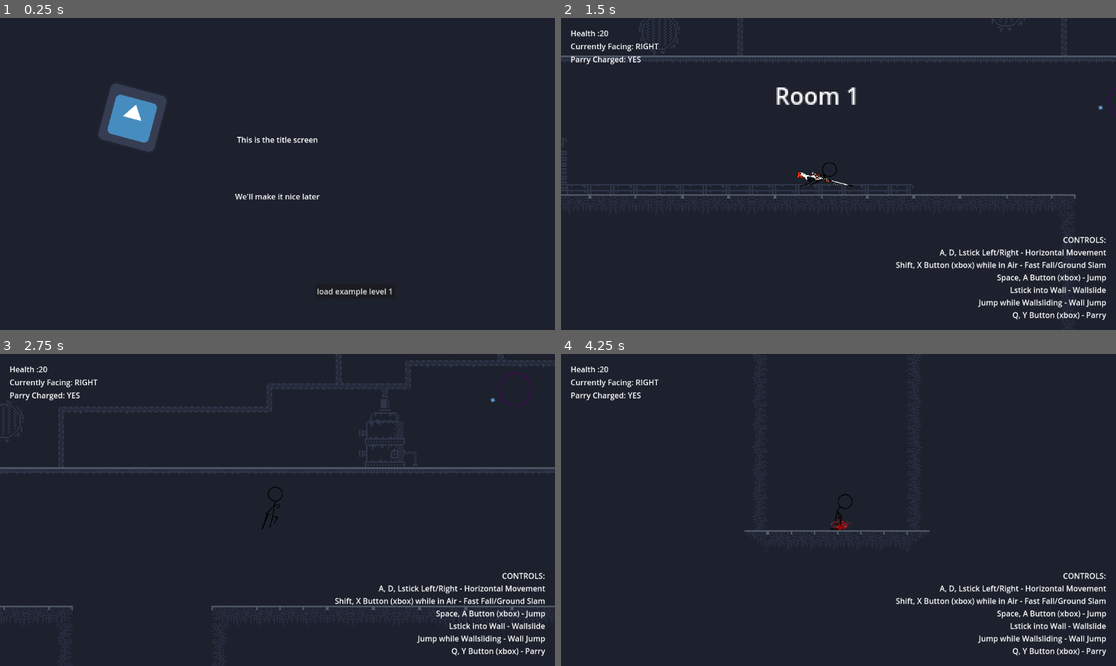
Above: before the commit, frames 1-4 (two rows, left to right).
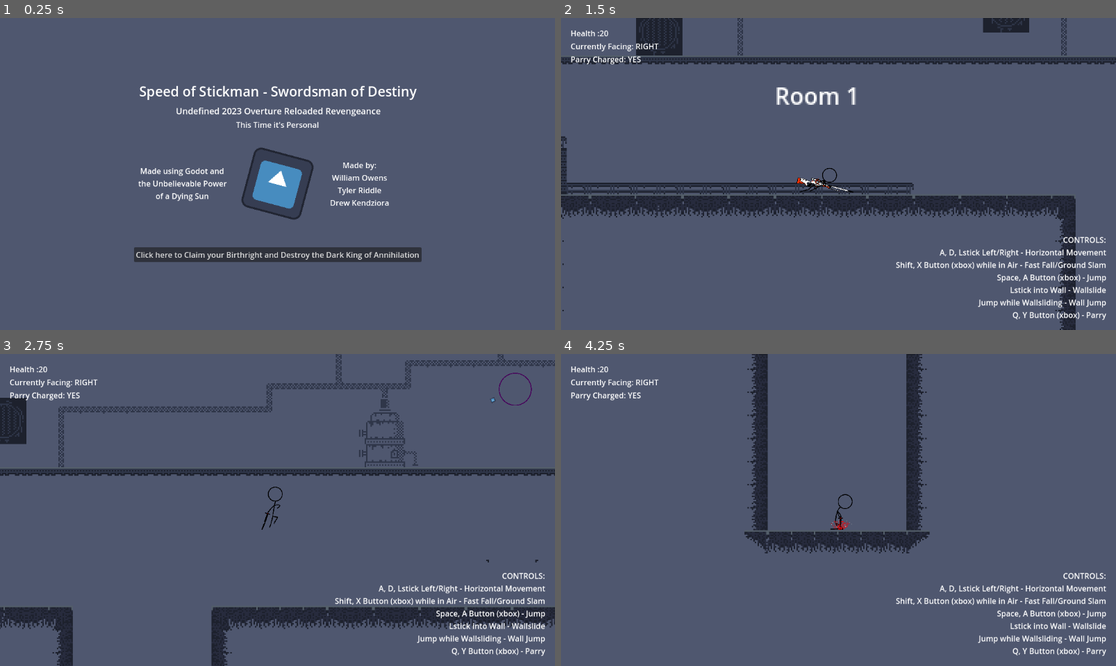
Above: after the commit, the same moments.

Repository: TheMammothManRemastered/Project5
Game: Godot game, scene res://scenes/objects/titlescreen.tscn
Same seed, same stepped clock (60 frames per second), same inputs: the game is played once before the commit and once after it. The engine's default icon, where the game draws it, is replaced by a stand-in: a white triangle on a blue panel in a dark square.
Inputs (mouse positions are in pixels of both pictures, inside the frame that each line leads up to):
- Up to frame 1 (0.25 s): no input
- Up to frame 2 (1.5 s): click "load example level 1" (after the commit: "Click here to Claim your Birt…") at 0.5 s; move the mouse to (960, 158) at 1.27 s; hold D (player_right) from 1.28 s (still down); tap Shift (player_fastfall) at 1.35 s
- Up to frame 3 (2.75 s): keep holding D (player_right); tap Space (player_jump) at 1.52, 1.82, 2.27, 2.57 s; tap Q (player_parry) at 1.55, 2.1 s; move the mouse to (166, 525) at 2.02 s; tap Mouse wheel up (player_scroll) at 2.3 s
- Up to frame 4 (4.25 s): move the mouse to (894, 441) at 2.77 s; release D (player_right) at 2.78 s; hold A (player_left) 2.78-3.53 s; hold Space (player_jump) 2.78-3.53 s; tap Mouse wheel up (player_scroll) at 2.85 s; move the mouse to (810, 572) at 3.52 s; hold D (player_right) from 3.53 s (still down); tap Space (player_jump) at 3.6, 3.77, 4.07 s; tap Shift (player_fastfall) at 3.8 s

The runs differ from the first frame. In frame 1, 98% of the frame differs, in the area x 0-100%, y 0-100%; in frame 2, 87%; in frame 3, 89%; in frame 4, 95%.

Commit message:
made the title screen Epic, began work on lava

Diff:
--- a/project.godot
+++ b/project.godot
@@ -104,6 +104,7 @@
 2d_physics/layer_2="Doors"
 2d_physics/layer_3="Corpses"
 2d_physics/layer_4="Pickups"
+2d_physics/layer_5="Lava"
 2d_physics/layer_8="Player"
 2d_physics/layer_9="Parry"
 2d_physics/layer_10="Player Weapon"
@@ -120,4 +121,4 @@
 textures/canvas_textures/default_texture_filter=0
 renderer/rendering_method="gl_compatibility"
 renderer/rendering_method.mobile="gl_compatibility"
-environment/defaults/default_clear_color=Color(0.113725, 0.129412, 0.176471, 1)
+environment/defaults/default_clear_color=Color(0.309804, 0.341176, 0.435294, 1)
--- a/scenes/levels/rooms/roomExample1.tscn
+++ b/scenes/levels/rooms/roomExample1.tscn
@@ -1,6 +1,6 @@
 [gd_scene load_steps=8 format=3 uid="uid://djsyodu7h6hcl"]
 
-[ext_resource type="PackedScene" uid="uid://d1dq2m5uc4t7d" path="res://scenes/levels/rooms/roomTemplate.tscn" id="1_mukf8"]
+[ext_resource type="PackedScene" uid="uid://d1dq2m5uc4t7d" path="res://scenes/levels/rooms/RoomTemplate.tscn" id="1_mukf8"]
 [ext_resource type="PackedScene" uid="uid://c1ywll5lg4sb2" path="res://scenes/objects/door.tscn" id="2_mcbgw"]
 [ext_resource type="PackedScene" uid="uid://dl0ueqiuiot8f" path="res://scenes/objects/spawner.tscn" id="3_y4nc4"]
 [ext_resource type="PackedScene" uid="uid://c8vllm0nrd3ej" path="res://scenes/objects/tilemap.tscn" id="4_if4wg"]
@@ -44,12 +44,7 @@
 [node name="Sprite2D" parent="Doors/Door2" index="2"]
 visible = false
 
-[node name="Spawner" parent="EnemySpanwers" index="0" instance=ExtResource("3_y4nc4")]
-position = Vector2(258, 166)
-charges = 1
-to_spawn_scenename = "floatGun"
-
-[node name="Spawner2" parent="EnemySpanwers" index="1" instance=ExtResource("3_y4nc4")]
+[node name="Spawner2" parent="EnemySpanwers" index="0" instance=ExtResource("3_y4nc4")]
 position = Vector2(530, 99)
 charges = 1
 to_spawn_scenename = "floatGun"
--- /dev/null
+++ b/scenes/objects/murder.tscn
@@ -0,0 +1,23 @@
+[gd_scene load_steps=3 format=3 uid="uid://cuemd8hed3l5t"]
+
+[ext_resource type="Script" path="res://scripts/murder.gd" id="1_cmskg"]
+
+[sub_resource type="RectangleShape2D" id="RectangleShape2D_jhvg5"]
+size = Vector2(1152, 20)
+
+[node name="Murder" type="Area2D"]
+collision_layer = 16
+collision_mask = 128
+script = ExtResource("1_cmskg")
+
+[node name="CollisionShape2D" type="CollisionShape2D" parent="."]
+shape = SubResource("RectangleShape2D_jhvg5")
+
+[node name="ActivationTimer" type="Timer" parent="."]
+
+[node name="Line2D" type="Line2D" parent="."]
+points = PackedVector2Array(-600, 0, 600, 0)
+width = 20.0
+default_color = Color(1, 0.301961, 0, 1)
+
+[connection signal="timeout" from="ActivationTimer" to="." method="unfreeze"]
--- a/scenes/objects/player.tscn
+++ b/scenes/objects/player.tscn
@@ -669,34 +669,38 @@
 visible = false
 position = Vector2(-30, -30)
 texture = ExtResource("5_pg8u7")
-offset = Vector2(22, 45)
 hframes = 7
 vframes = 2
-frame = 10
 region_enabled = true
 region_rect = Rect2(0, -39, 1800, 550)
 
 [node name="fsmashSprites" type="Sprite2D" parent="Animations"]
 visible = false
 texture = ExtResource("6_fo3jn")
+offset = Vector2(50, 0)
 hframes = 6
 vframes = 2
+frame = 1
 region_enabled = true
 region_rect = Rect2(-40, 0, 2000, 550)
 
 [node name="dairSprites" type="Sprite2D" parent="Animations"]
 visible = false
 texture = ExtResource("7_k1b5o")
+offset = Vector2(-10, 0)
 hframes = 3
 vframes = 3
+frame = 1
 region_enabled = true
 region_rect = Rect2(23, 0, 835, 850)
 
 [node name="fairSprites" type="Sprite2D" parent="Animations"]
 visible = false
 texture = ExtResource("8_kffsq")
+offset = Vector2(-5, 0)
 hframes = 3
 vframes = 3
+frame = 1
 region_enabled = true
 region_rect = Rect2(20, 30, 850, 850)
 
@@ -710,10 +714,10 @@
 visible = false
 position = Vector2(-12.5, -15)
 texture = ExtResource("10_73xqs")
-offset = Vector2(5, 5)
+offset = Vector2(-5, 0)
 hframes = 3
 vframes = 2
-frame = 3
+frame = 1
 region_enabled = true
 region_rect = Rect2(20, 0, 450, 500)
 
@@ -729,21 +733,20 @@
 
 [node name="gunDash" type="Sprite2D" parent="Animations"]
 visible = false
-position = Vector2(-64.2857, 14.2857)
+position = Vector2(-64.2857, 42.8572)
 texture = ExtResource("12_aev4m")
+offset = Vector2(-10, 0)
 hframes = 5
 vframes = 3
-frame = 9
+frame = 1
 region_enabled = true
 region_rect = Rect2(13.21, 67.18, 1674.16, 614.575)
 
 [node name="gunShot" type="Sprite2D" parent="Animations"]
 visible = false
 texture = ExtResource("13_ntbnf")
-offset = Vector2(-11, 6)
 hframes = 2
 vframes = 3
-frame = 2
 region_enabled = true
 region_rect = Rect2(51.35, 0, 801.68, 744.24)
 
@@ -781,8 +784,20 @@
 position = Vector2(0, -4)
 shape = SubResource("CapsuleShape2D_45jfu")
 
-[node name="RayCast2D" type="RayCast2D" parent="."]
-target_position = Vector2(54, 0)
-collision_mask = 32768
+[node name="Gun" type="Node2D" parent="."]
+
+[node name="Laser" type="Line2D" parent="Gun"]
+visible = false
+points = PackedVector2Array(-15, 0, 700, 0)
+width = 1.0
+default_color = Color(1, 0, 0, 0.321569)
+joint_mode = 2
+begin_cap_mode = 2
+end_cap_mode = 2
+
+[node name="RayCast2D" type="RayCast2D" parent="Gun"]
+position = Vector2(15, 0)
+target_position = Vector2(300, 0)
+collision_mask = 32769
 hit_from_inside = true
 collide_with_areas = true
--- a/scenes/objects/titlescreen.tscn
+++ b/scenes/objects/titlescreen.tscn
@@ -1,7 +1,13 @@
-[gd_scene load_steps=3 format=3 uid="uid://c2lgv3i4npsb5"]
+[gd_scene load_steps=5 format=3 uid="uid://c2lgv3i4npsb5"]
 
 [ext_resource type="Script" path="res://scripts/titlescreen.gd" id="1_ge7f0"]
 [ext_resource type="Texture2D" uid="uid://buiq1u8k7ugi" path="res://assets/icon.svg" id="2_mb5ci"]
+
+[sub_resource type="LabelSettings" id="LabelSettings_vd4lp"]
+font_size = 28
+
+[sub_resource type="LabelSettings" id="LabelSettings_o3n80"]
+font_size = 18
 
 [node name="TitleScreen" type="Node2D"]
 script = ExtResource("1_ge7f0")
@@ -9,30 +15,60 @@
 [node name="Camera2D" type="Camera2D" parent="."]
 
 [node name="Label" type="Label" parent="."]
-offset_left = -84.0
-offset_top = -83.0
-offset_right = 85.0
-offset_bottom = -57.0
-text = "This is the title screen"
+offset_left = -346.0
+offset_top = -191.0
+offset_right = 349.0
+offset_bottom = -101.0
+text = "Speed of Stickman - Swordsman of Destiny"
+label_settings = SubResource("LabelSettings_vd4lp")
 horizontal_alignment = 1
 
 [node name="Label2" type="Label" parent="."]
-offset_left = -160.0
-offset_top = 35.0
-offset_right = 161.0
-offset_bottom = 87.0
-text = "We'll make it nice later"
+offset_left = -362.0
+offset_top = -144.0
+offset_right = 367.0
+offset_bottom = -92.0
+text = "Undefined 2023 Overture Reloaded Revengeance"
+label_settings = SubResource("LabelSettings_o3n80")
 horizontal_alignment = 1
 
 [node name="Icon" type="Sprite2D" parent="."]
-position = Vector2(-301, -117)
+position = Vector2(0, 20)
 texture = ExtResource("2_mb5ci")
 
 [node name="Button2" type="Button" parent="."]
-offset_left = 78.0
-offset_top = 228.0
-offset_right = 173.0
-offset_bottom = 259.0
-text = "load example level 1"
+offset_left = -298.0
+offset_top = 152.0
+offset_right = 299.0
+offset_bottom = 183.0
+text = "Click here to Claim your Birthright and Destroy the Dark King of Annihilation"
+
+[node name="Label3" type="Label" parent="."]
+offset_left = -120.0
+offset_top = -114.0
+offset_right = 121.0
+offset_bottom = -60.0
+text = "This Time it's Personal"
+horizontal_alignment = 1
+
+[node name="Label4" type="Label" parent="."]
+offset_left = -295.0
+offset_top = -18.0
+offset_right = -99.0
+offset_bottom = 60.0
+text = "Made using Godot and the Unbelievable Power of a Dying Sun"
+horizontal_alignment = 1
+autowrap_mode = 2
+
+[node name="Label5" type="Label" parent="."]
+offset_left = 109.0
+offset_top = -30.0
+offset_right = 232.0
+offset_bottom = 74.0
+text = "Made by:
+William Owens
+Tyler Riddle
+Drew Kendziora"
+horizontal_alignment = 1
 
 [connection signal="pressed" from="Button2" to="." method="load_level_one"]
--- /dev/null
+++ b/scripts/murder.gd
@@ -0,0 +1,20 @@
+extends Area2D
+
+@export var advance_rate = 5
+@export var frozen = false
+@export var time_to_activation = 10
+
+# Called when the node enters the scene tree for the first time.
+func _ready():
+	$ActivationTimer.wait_time = time_to_activation
+
+	if (not frozen):
+		$ActivationTimer.start()
+
+func unfreeze():
+	frozen = false
+
+func _physics_process(delta):
+	if (frozen):
+		return
+	position.y -= advance_rate
--- /dev/null
+++ b/scripts/player2.gd
@@ -0,0 +1,576 @@
+extends CharacterBody2D
+
+const WALK_ACCEL = 60 * 0.3
+const WALK_MAX_SPEED = 500 * 0.3
+const RUN_ACCEL = 240 * 0.3
+const RUN_MAX_SPEED = 1200 * 0.3
+const DECEL = 100 * 0.3
+const AIR_DECEL = 30 * 0.3
+const AIRSTRAFE_ACCEL = 60 * 0.3
+const AIRSTRAFE_MAX_SPEED = RUN_MAX_SPEED
+const JUMP_VELOCITY = -1200.0 * 0.3
+const WALLJUMP_VECTOR = Vector2(800 * 0.4, JUMP_VELOCITY * 1.2)
+const MAX_JUMPTIME = 8
+const JUMP_GRAVITY_BOOST = 0.5
+const JUMP_MOON_GRAVITY = 0.2
+const WALL_SLIDE_GRAVITY = 0.5
+const WALL_SLIDE_SPEEDCAP = 280 * 0.3
+const MAX_JUMPS = 2
+const FAST_FALL_FACTOR = 8
+const PARRY_SCENE = preload("res://scenes/objects/parry.tscn")
+const SWORD_SCENE = preload("res://scenes/objects/sword.tscn")
+const PARRY_MULT = 0.1
+
+enum facing_t {
+	LEFT = -1,
+	RIGHT = 1
+}
+enum character_action_t {
+	GROUND_IDLE,
+	DASH,
+	DASH_STOP,
+	FASTFALL_START,
+	FASTFALL,
+	FASTFALL_END,
+	AIR_SLASH,
+	GROUND_SLASH,
+	AIR_SHOOT,
+	GROUND_SHOOT,
+	JUMP,
+	PARRY,
+	WALL_JUMP,
+	AIR_IDLE,
+	WALL_SLIDE
+}
+
+var jumptime : int = 0
+var air_movement_locked : bool = false
+var curr_facing : facing_t = facing_t.RIGHT
+var gravity : float = ProjectSettings.get_setting("physics/2d/default_gravity")
+var curr_jumps : int = MAX_JUMPS
+var curr_action : character_action_t = character_action_t.GROUND_IDLE
+var last_action : character_action_t = character_action_t.GROUND_IDLE
+var is_parrying : bool = false
+var use_parry_mult : bool = false
+var health : int = 20
+var fastfall_mult : float = 1
+var input_locked_from_fastfall : bool = false
+var HITBOXES = []
+var gun_equipped = true
+
+func _ready():
+	play_idle()
+	$Animations/idleSprites.flip_h = true
+	$Animations/DashSprites.flip_h = true
+	$Animations/gunDash.flip_h = true
+	$Animations/gunShot.flip_h = true
+	$Animations/idleGun.flip_h = true
+	$Animations/AnimPlayer.animation_finished.connect(_on_anim_finish)
+	HITBOXES.append($IdleHitbox)
+
+func make_all_sprites_invisible():
+	$Animations/idleSprites.visible = false
+	$Animations/DashSprites.visible = false
+	$Animations/fsmashSprites.visible = false
+	$Animations/dairSprites.visible = false
+	$Animations/fairSprites.visible = false
+	$Animations/uairSprites.visible = false
+	$Animations/jumpSprites.visible = false
+	$Animations/downpoundSprites.visible = false
+	$Animations/gunDash.visible = false
+	$Animations/gunShot.visible = false
+	$Animations/jumpGun.visible = false
+	$Animations/idleGun.visible = false
+	$Animations/jumpGunShot.visible = false
+
+func play_idle(stop_last = false):
+	make_all_sprites_invisible()
+	if stop_last:
+		$Animations/AnimPlayer.stop()
+	if (gun_equipped):
+		$Animations/AnimPlayer.play("idleGun")
+		$Animations/idleGun.visible = true
+	else:
+		$Animations/AnimPlayer.play("idleAnim")
+		$Animations/idleSprites.visible = true
+
+func play_down_air(stop_last = false):
+	make_all_sprites_invisible()
+	if stop_last:
+		$Animations/AnimPlayer.stop()
+	$Animations/AnimPlayer.play("dair")
+	$Animations/dairSprites.visible = true
+
+func play_dash(stop_last = false):
+	make_all_sprites_invisible()
+	if stop_last:
+		$Animations/AnimPlayer.stop()
+	if (gun_equipped):
+		$Animations/AnimPlayer.play("dashGun")
+		$Animations/gunDash.visible = true
+	else:
+		$Animations/AnimPlayer.play("dashAnim")
+		$Animations/DashSprites.visible = true
+
+func play_dash_stop(stop_last = false):
+	make_all_sprites_invisible()
+	if stop_last:
+		$Animations/AnimPlayer.stop()
+	if (gun_equipped):
+		$Animations/AnimPlayer.play("dashGunStop")
+		$Animations/gunDash.visible = true
+	else:
+		$Animations/AnimPlayer.play("dashStopAnim")
+		$Animations/DashSprites.visible = true
+
+func play_fastfall_start(stop_last = false):
+	make_all_sprites_invisible()
+	if stop_last:
+		$Animations/AnimPlayer.stop()
+	$Animations/AnimPlayer.play("downpoundStartup")
+	$Animations/downpoundSprites.visible = true
+
+func play_fastfall_loop(stop_last = false):
+	make_all_sprites_invisible()
+	if stop_last:
+		$Animations/AnimPlayer.stop()
+	$Animations/AnimPlayer.play("downpoundLinger")
+	$Animations/downpoundSprites.visible = true
+
+func play_fastfall_impact(stop_last = false):
+	make_all_sprites_invisible()
+	if stop_last:
+		$Animations/AnimPlayer.stop()
+	$Animations/AnimPlayer.play("downpoundHit")
+	$Animations/downpoundSprites.visible = true
+
+func play_forward_air(stop_last = false):
+	make_all_sprites_invisible()
+	if stop_last:
+		$Animations/AnimPlayer.stop()
+	$Animations/AnimPlayer.play("fair")
+	$Animations/fairSprites.visible = true
+
+func play_forward_smash(stop_last = false):
+	make_all_sprites_invisible()
+	if stop_last:
+		$Animations/AnimPlayer.stop()
+	$Animations/AnimPlayer.play("fsmash")
+	$Animations/fsmashSprites.visible = true
+
+func play_jump(stop_last = false):
+	make_all_sprites_invisible()
+	if stop_last:
+		$Animations/AnimPlayer.stop()
+	if (gun_equipped):
+		$Animations/AnimPlayer.play("jumpGun")
+		$Animations/jumpGun.visible = true
+	else:
+		$Animations/AnimPlayer.play("jump")
+		$Animations/jumpSprites.visible = true
+
+func play_shoot(stop_last = false):
+	make_all_sprites_invisible()
+	if stop_last:
+		$Animations/AnimPlayer.stop()
+	$Animations/AnimPlayer.play("gunShot")
+	$Animations/gunShot.visible = true
+
+func play_air_shoot(stop_last = false):
+	make_all_sprites_invisible()
+	if stop_last:
+		$Animations/AnimPlayer.stop()
+	$Animations/AnimPlayer.play("jumpGunShoot")
+	$Animations/jumpGunShot.visible = true
+
+func _on_anim_finish(animationName):
+	if animationName == "dashStopAnim" or animationName == "downpountHit" or animationName == "dashGunStop" or animationName == "idleGun" or animationName == "idleAnim":
+		play_idle()
+	elif animationName == "downpoundStartup":
+		fastfall_mult = FAST_FALL_FACTOR
+		play_fastfall_loop()
+	elif animationName == "downpoundHit":
+		play_idle()
+		input_locked_from_fastfall = false
+
+# uses curr_action to update the animation state
+func update_animation():
+	var do_stop_last = false
+	if (curr_action != last_action):
+		do_stop_last = true
+
+	if (curr_action == character_action_t.GROUND_IDLE):
+		play_idle(do_stop_last)
+	elif (curr_action == character_action_t.DASH):
+		play_dash(do_stop_last)
+	elif (curr_action == character_action_t.DASH_STOP):
+		play_dash_stop(do_stop_last)
+	elif (curr_action == character_action_t.FASTFALL_START):
+		play_fastfall_start(do_stop_last)
+	elif (curr_action == character_action_t.FASTFALL):
+		play_fastfall_loop(do_stop_last)
+	elif (curr_action == character_action_t.FASTFALL_END):
+		play_fastfall_impact(do_stop_last)
+	elif (curr_action == character_action_t.AIR_SLASH):
+		play_down_air(do_stop_last)
+	elif (curr_action == character_action_t.GROUND_SLASH):
+		play_forward_smash(do_stop_last)
+	elif (curr_action == character_action_t.AIR_SHOOT):
+		play_air_shoot(do_stop_last)
+	elif (curr_action == character_action_t.GROUND_SHOOT):
+		play_shoot(do_stop_last)
+	elif (curr_action == character_action_t.JUMP):
+		play_jump(do_stop_last)
+	elif (curr_action == character_action_t.PARRY):
+		pass
+	elif (curr_action == character_action_t.WALL_JUMP):
+		play_jump(do_stop_last)
+	elif (curr_action == character_action_t.WALL_SLIDE):
+		pass
+
+func update_facing(x_axis: float):
+	var last_facing = curr_facing
+	curr_facing = facing_t.RIGHT if x_axis >= 0.1 else curr_facing
+	curr_facing = facing_t.LEFT if x_axis <= -0.1 else curr_facing
+	if (curr_facing != last_facing):
+		$Animations.scale.x *= -1
+		for hitbox in HITBOXES:
+			hitbox.position.x *= 1
+
+# constant 60 fps call rate, delta is constant
+func _physics_process(delta):
+	var x_axis = Input.get_axis("player_left", "player_right") if not input_locked_from_fastfall else 0
+	var y_axis = Input.get_axis("player_up", "player_down") if not input_locked_from_fastfall else 0
+	var jump_pressed = Input.is_action_just_pressed("player_jump") if not input_locked_from_fastfall else false
+	var jump_held = Input.is_action_pressed("player_jump") if not input_locked_from_fastfall else false
+	var parry_pressed = Input.is_action_just_pressed("player_parry") if not input_locked_from_fastfall else false
+
+	update_facing(x_axis)
+
+	swap_weapon()
+
+	# enhanced_movement(delta, x_axis, y_axis, jump_pressed, jump_held, parry_pressed)
+	user_input_and_movement(delta)
+
+	velocity.x *= PARRY_MULT if use_parry_mult else 1
+	velocity.y *= PARRY_MULT if use_parry_mult else 1
+
+	if (parry_pressed):
+		try_parry()
+
+	update_animation()
+
+	move_and_slide()
+
+func swap_weapon():
+	if (Input.is_action_just_pressed("player_scroll")):
+		gun_equipped = not gun_equipped
+
+# attempts to spawn a parry if possible
+func try_parry():
+	if is_parrying:
+		return
+	if ($ParrySpawn.position.x > 0 and curr_facing == facing_t.LEFT) or ($ParrySpawn.position.x < 0 and curr_facing == facing_t.RIGHT):
+		$ParrySpawn.position.x *= -1
+	var parry = PARRY_SCENE.instantiate()
+	$ParrySpawn.add_child(parry)
+	parry.parry_despawn.connect(_on_parry_despawn)
+	parry.parry_inactive.connect(_on_parry_inactive)
+	parry.melee_blocked.connect(_on_melee_parried)
+	parry.bullet_blocked.connect(_on_bullet_parried)
+	is_parrying = true
+	use_parry_mult = true
+
+func _on_parry_despawn():
+	is_parrying = false
+
+func _on_parry_inactive():
+	use_parry_mult = false
+
+func _on_melee_parried(melee):
+	pass
+
+func _on_bullet_parried(bullet):
+	bullet.parried()
+
+func _on_hit_by_bullet(damage, bvelocity, bposition):
+	health -= damage
+	# do knockback here if in the air
+
+func get_x_axis():
+	return Input.get_axis("player_left", "player_right") if not input_locked_from_fastfall else 0
+
+func get_jump_held():
+	return Input.is_action_pressed("player_jump") if not input_locked_from_fastfall else false
+
+func update_curr_action(new_action):
+	last_action = curr_action
+	curr_action = new_action
+
+func uam_ground_horizontal_movement():
+	const DASH_THRESH = 0.8
+	const DEADZONE = 0.1
+	var accel = WALK_ACCEL
+	var cap = WALK_MAX_SPEED
+	var x_axis = get_x_axis()
+
+	# if above dash_thresh, use the run acceleration, otherwise use walk
+	# if not moving at all, tend down towards the zero vector by decel
+
+	if (absf(x_axis) > DASH_THRESH):
+		accel = RUN_ACCEL
+		cap = RUN_MAX_SPEED
+	elif (absf(x_axis) < DEADZONE):
+		velocity = velocity.move_toward(Vector2.ZERO, DECEL)
+		if absf(velocity.x) > 5:
+			update_curr_action(character_action_t.DASH_STOP)
+		else:
+			update_curr_action(character_action_t.GROUND_IDLE)
+		return
+
+	update_curr_action(character_action_t.DASH)
+
+	velocity.x += accel * curr_facing
+	if (absf(velocity.x) > cap):
+		velocity.x = cap * curr_facing
+
+func uam_jump():
+	if (Input.is_action_just_pressed("player_jump") and curr_jumps > 0):
+		jumptime = 0
+		curr_jumps -= 1
+
+		velocity.y = JUMP_VELOCITY
+		update_curr_action(character_action_t.JUMP)
+
+func uam_ground_parry():
+	pass
+
+func uam_ground_slash():
+	pass
+
+func uam_ground_shoot():
+	pass
+
+func uam_air_horizontal_movement():
+	# move horizontally as usual
+	# if the y axis is above the threshold, return a multiplier to be used for fastfall
+	const FASTFALL_THRESH = 0.8
+	const DEADZONE = 0.1
+	var accel = AIRSTRAFE_ACCEL
+	var cap = AIRSTRAFE_MAX_SPEED
+	var x_axis = get_x_axis()
+
+	if (absf(x_axis) > DEADZONE and not air_movement_locked):
+		velocity.x += accel * curr_facing
+		if (absf(velocity.x) > cap):
+			velocity.x = cap * curr_facing
+	elif (not air_movement_locked):
+		velocity.x = velocity.move_toward(Vector2.ZERO, AIR_DECEL).x
+
+func uam_fastfall():
+	pass
+
+func uam_wallslide():
+	pass
+
+func uam_walljump():
+	pass
+
+func uam_air_parry():
+	pass
+
+func uam_air_slash():
+	pass
+
+func uam_air_shoot():
+	pass
+
+func decay_jumptime_and_gravity_factor(gravity_factor):
+	var jump_held = get_jump_held()
+
+	if (is_in_air() and not air_movement_locked):
+		if (jump_held):
+			jumptime += 1
+		else:
+			jumptime = MAX_JUMPTIME + 1
+		gravity_factor = gravity_factor + JUMP_GRAVITY_BOOST if jumptime > MAX_JUMPTIME else JUMP_MOON_GRAVITY
+
+	return gravity_factor
+
+func user_input_and_movement(delta):
+	var gravity_factor = 1
+
+	if (is_on_floor()):
+		air_movement_locked = false
+		curr_jumps = MAX_JUMPS
+		jumptime = 0
+
+		if (uam_ground_parry()):
+			return
+		if (uam_ground_slash()):
+			return
+		if (uam_ground_shoot()):
+			return
+
+		uam_ground_horizontal_movement()
+		uam_jump()
+	else:
+		print(velocity.y)
+		if (uam_air_parry()):
+			return
+		if (uam_air_slash()):
+			return
+		if (uam_air_shoot()):
+			return
+
+		if (uam_wallslide()):
+			uam_walljump()
+
+		if (uam_fastfall()):
+			return
+
+		uam_air_horizontal_movement()
+		uam_jump()
+		gravity_factor = decay_jumptime_and_gravity_factor(gravity_factor)
+
+		# apply gravity
+		velocity.y += gravity * delta * gravity_factor
+
+# main movement processor
+func enhanced_movement(delta, x_axis : float, y_axis : float, jump_pressed : bool, jump_held : bool, parry_pressed : bool):
+	var gravity_factor = 1
+
+	# process base movement
+	if (is_on_floor()):
+		if curr_action == character_action_t.FASTFALL:
+			curr_action = character_action_t.GROUND_IDLE
+			play_fastfall_impact()
+		air_movement_locked = false
+		curr_jumps = MAX_JUMPS
+		jumptime = 0
+		em_grounded_movement(x_axis)
+	else:
+		gravity_factor = em_air_movement(x_axis, y_axis)
+
+	# process walljump
+	if (is_on_wall_via_raycast(true) and jump_pressed and is_facing_into_colliding_wall(x_axis)):
+		em_walljump()
+		air_movement_locked = true
+
+	# process jumping and double jumping
+	if (curr_jumps > 0 and not air_movement_locked):
+		if (jump_pressed):
+			em_jump()
+	if (is_in_air() and not air_movement_locked):
+		if (jump_held):
+			jumptime += 1
+		else:
+			jumptime = MAX_JUMPTIME + 1
+		gravity_factor = gravity_factor + JUMP_GRAVITY_BOOST if jumptime > MAX_JUMPTIME else JUMP_MOON_GRAVITY
+
+	# process wall sliding
+	if (is_on_wall_via_raycast() and velocity.y > 0 and is_facing_into_colliding_wall(x_axis)):
+		gravity_factor = WALL_SLIDE_GRAVITY
+
+	# process fastfalling
+	if (Input.is_action_just_pressed("player_fastfall") and is_in_air()):
+		em_fastfall()
+	if (curr_action == character_action_t.FASTFALL):
+		velocity.x *= PARRY_MULT
+		gravity_factor = fastfall_mult
+
+	# apply gravity
+	if not is_on_floor():
+		velocity.y += gravity * delta * gravity_factor
+	if (is_on_wall_via_raycast() and velocity.y > WALL_SLIDE_SPEEDCAP and is_facing_into_colliding_wall(x_axis)):
+		velocity.y = WALL_SLIDE_SPEEDCAP
+
+# horizontal movement on the ground
+func em_grounded_movement(x_axis : float):
+	const DASH_THRESH = 0.8
+	const DEADZONE = 0.1
+	var accel = WALK_ACCEL
+	var cap = WALK_MAX_SPEED
+
+	# if above dash_thresh, use the run acceleration, otherwise use walk
+	# if not moving at all, tend down towards the zero vector by decel
+
+	if (absf(x_axis) > DASH_THRESH):
+		accel = RUN_ACCEL
+		cap = RUN_MAX_SPEED
+	elif (absf(x_axis) < DEADZONE):
+		velocity = velocity.move_toward(Vector2.ZERO, DECEL)
+		if absf(velocity.x) > 5:
+			play_dash_stop()
+			curr_action = character_action_t.GROUND_IDLE
+		return
+
+	curr_action = character_action_t.DASH
+	play_dash()
+
+	velocity.x += accel * curr_facing
+	if (absf(velocity.x) > cap):
+		velocity.x = cap * curr_facing
+
+# horizontal movement in the air and fastfall. returns a number to be used as a gravity multiplier
+func em_air_movement(x_axis : float, y_axis : float):
+	# move horizontally as usual
+	# if the y axis is above the threshold, return a multiplier to be used for fastfall
+	const FASTFALL_THRESH = 0.8
+	const DEADZONE = 0.1
+	var accel = AIRSTRAFE_ACCEL
+	var cap = AIRSTRAFE_MAX_SPEED
+
+	if (absf(x_axis) > DEADZONE and not air_movement_locked):
+		velocity.x += accel * curr_facing
+		if (absf(velocity.x) > cap):
+			velocity.x = cap * curr_facing
+	elif (not air_movement_locked):
+		velocity.x = velocity.move_toward(Vector2.ZERO, AIR_DECEL).x
+
+	return 1
+
+# jump and double jump
+func em_jump():
+	jumptime = 0
+	curr_jumps -= 1
+
+	velocity.y = JUMP_VELOCITY
+	play_jump(true)
+
+func em_fastfall():
+	curr_action = character_action_t.FASTFALL
+	play_fastfall_start()
+	fastfall_mult = PARRY_MULT
+	velocity.x *= 0.1
+	velocity.y *= 0.1
+	input_locked_from_fastfall = true
+
+# uses the player scene's raycasts to emulate is_on_wall and is_only_on_wall
+func is_on_wall_via_raycast(only_wall = false):
+	# this is necessary at all bc we can bounce off the wall for like a frame
+	# this is enough to make is_on_wall fail
+	var on_wall = false
+	if $LeftWallCast.is_colliding():
+		on_wall = true
+	elif $RightWallCast.is_colliding():
+		on_wall = true
+	if (is_on_ceiling() or is_on_floor()):
+		on_wall = false
+	else:
+		return on_wall
+
+# used in walljumping
+func is_facing_into_colliding_wall(x_axis):
+	if (not is_on_wall_via_raycast()):
+		return false
+	var wall_direction = facing_t.LEFT if $RightWallCast.is_colliding() else facing_t.RIGHT
+	return wall_direction != curr_facing and x_axis != 0
+
+# walljump processing
+func em_walljump():
+	velocity = WALLJUMP_VECTOR
+	velocity.x *= -1 * curr_facing
+
+func is_in_air():
+	return not (is_on_floor() or is_on_wall())
